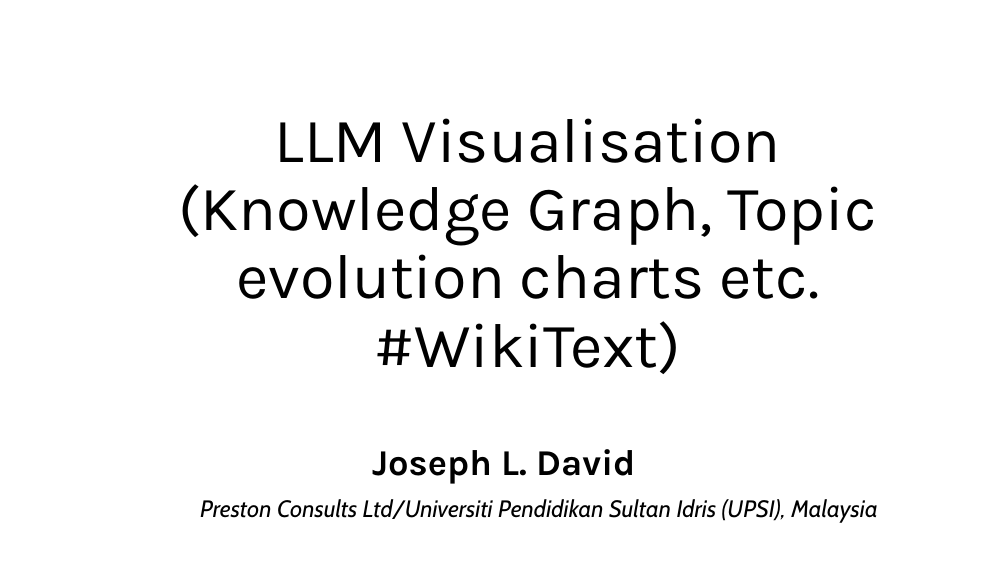
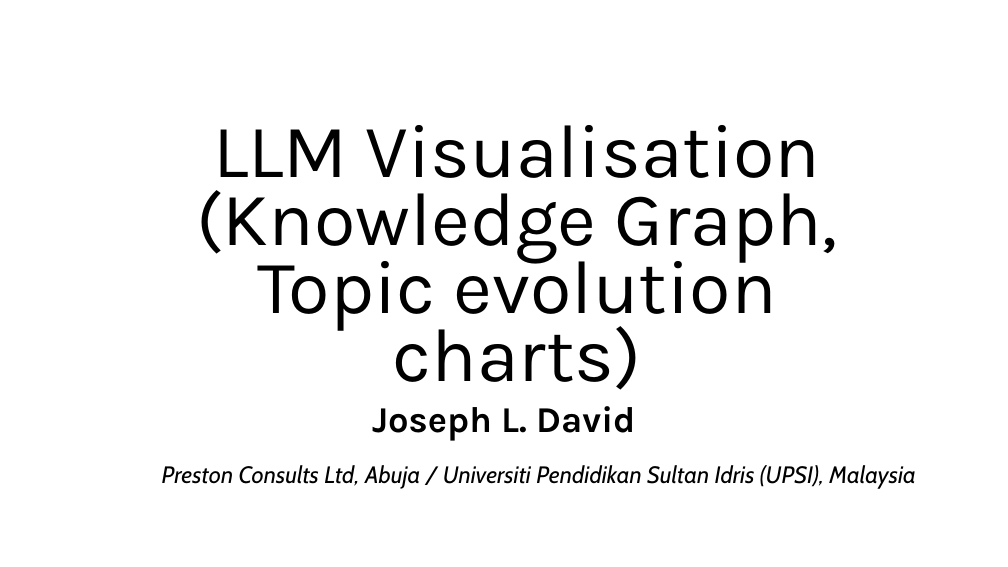
Before and after one commit to smalljosephd/SICSS-Nigeria-2026_LLM_Viz_R, a slide deck: slide 1 of slides/SICSS_LLM_Visualization_Session.pptx. Drawn at 1008x567 pixels with LibreOffice and Linux fonts; fonts in the diff are those of the drawing; background and template pictures are left out. Boxes give left, top, right and bottom in pixels: in the first picture for what was removed or moved away, otherwise in the second. Text is boxed around its words. In the diff, an @@ line names an element or a change of style, - is before the commit and + after.

```diff
--- a/slides/SICSS_LLM_Visualization_Session.pptx
+++ b/slides/SICSS_LLM_Visualization_Session.pptx
@@ text at (x1=196, y1=125, x2=837, y2=390): text changed; size 60 to 72 pt @@
-LLM Visualisation (Knowledge Graph, Topic evolution charts etc. #WikiText)
+LLM Visualisation (Knowledge Graph, Topic evolution charts)
@@ text "Joseph L. David" moved from (x1=372, y1=449, x2=635, y2=484) to (x1=372, y1=406, x2=635, y2=441) @@
@@ text at (x1=162, y1=465, x2=916, y2=489): text changed @@
-Preston Consults Ltd/Universiti Pendidikan Sultan Idris (UPSI), Malaysia
+Preston Consults Ltd, Abuja / Universiti Pendidikan Sultan Idris (UPSI), Malaysia
```
Also in this commit, not shown: 23 other slides changed, 3 other files.
